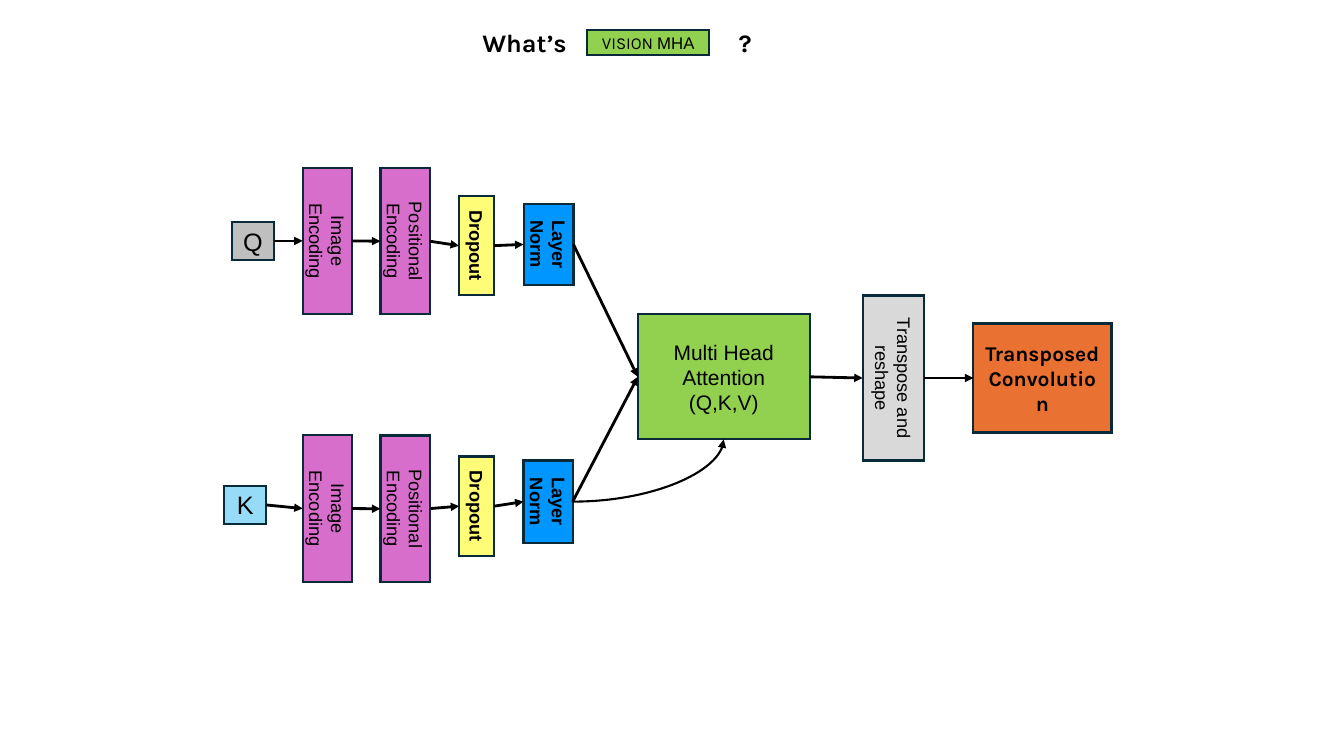
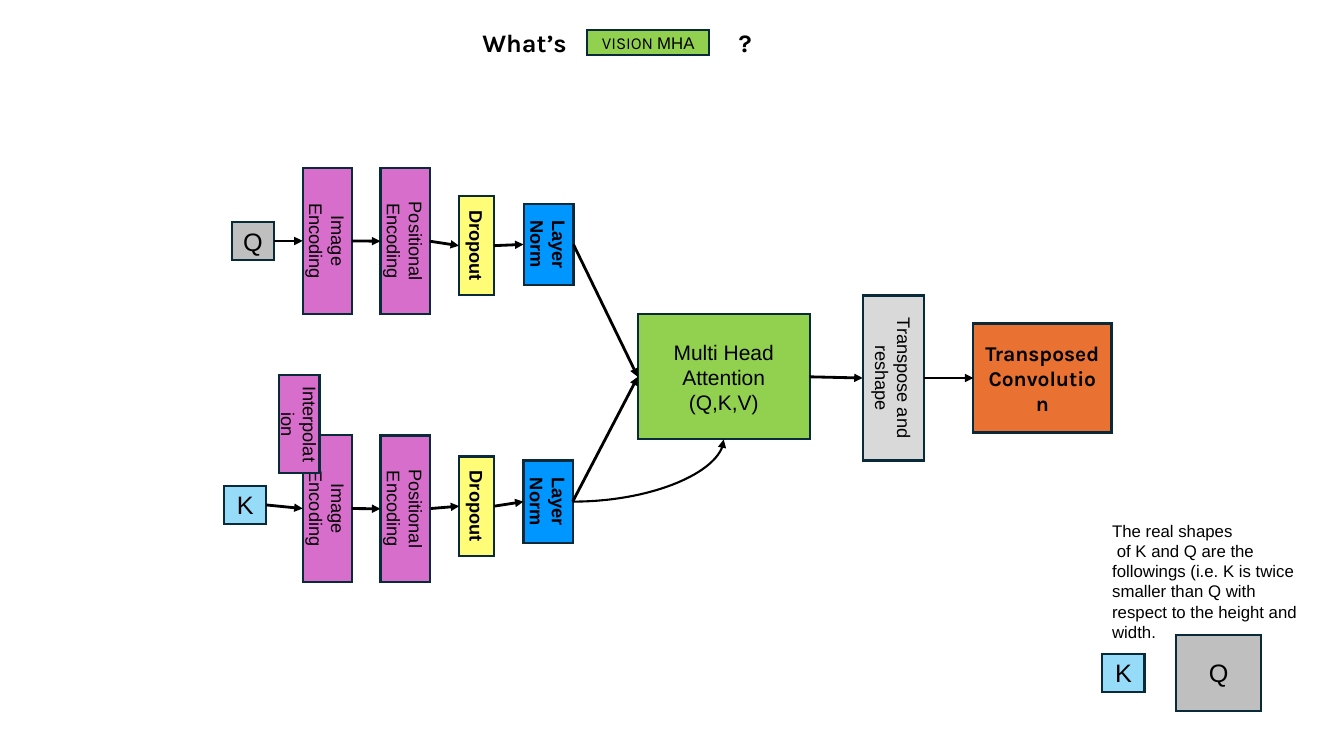
Before and after one commit to AdrianoEttari/DiffusionRemoteSensing, a slide deck: slide 14 of models_representation.pptx. Drawn at 1344x756 pixels with LibreOffice and Linux fonts; fonts in the diff are those of the drawing. Boxes give left, top, right and bottom in pixels: in the first picture for what was removed or moved away, otherwise in the second. Text is boxed around its words. In the diff, an @@ line names an element or a change of style, - is before the commit and + after.

```diff
--- a/models_representation.pptx
+++ b/models_representation.pptx
@@ rectangle added at [279,376,319,473], fill #D86ECC, outline #092A39 1.5 pt, 13 pt, text #000000 @@
+Interpolation
@@ text added at [1112,525,1297,638], 12 pt, text #000000 @@
+The real shapes
+of K and Q are the
+followings (i.e. K is twice
+smaller than Q with
+respect to the height and
+width.
@@ rectangle added at [1103,654,1145,693], fill #96DCF8, outline #092A39 1.5 pt, 18 pt, text #000000 @@
+K
@@ rectangle added at [1177,635,1261,712], fill #BFBFBF, outline #092A39 1.5 pt, 18 pt, text #000000 @@
+Q
```
Also in this commit, not shown: 1 other slide changed, 1 other file.
